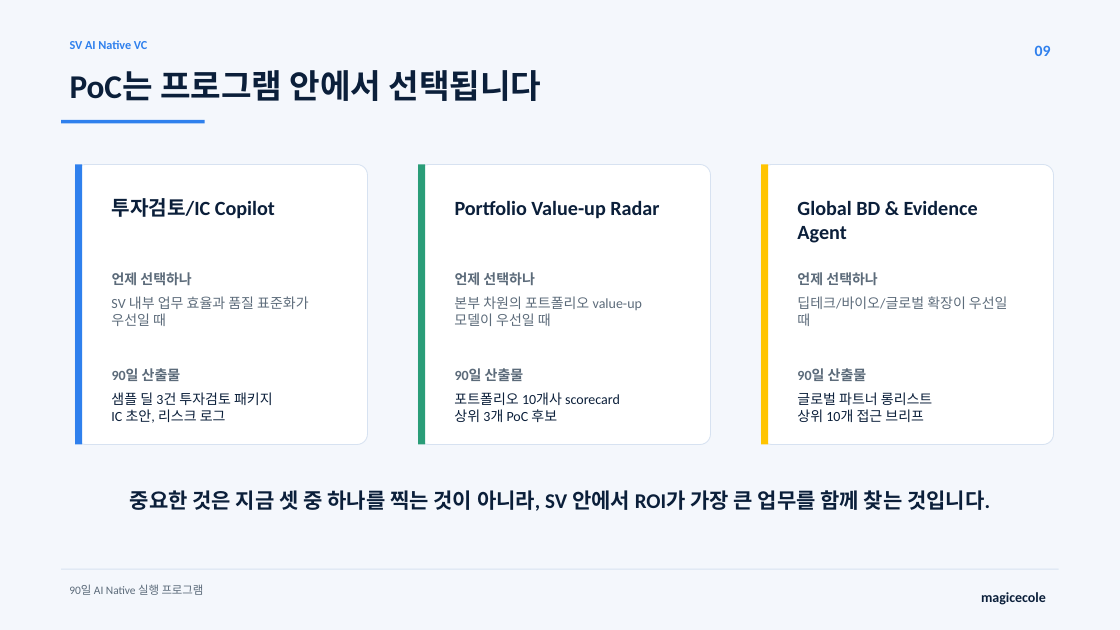
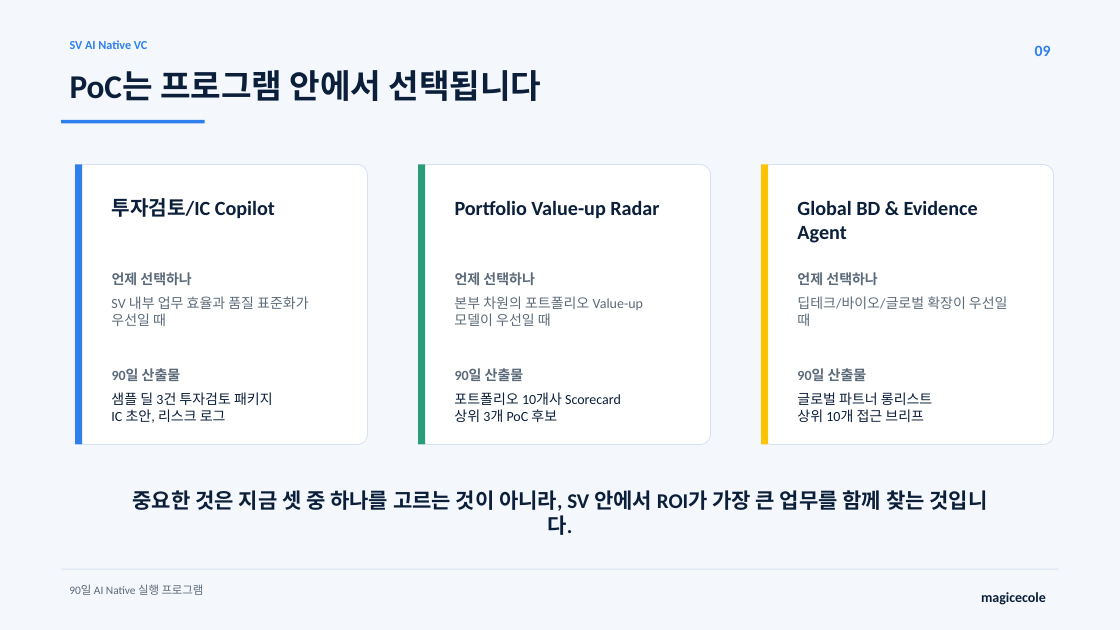
Before and after one commit to MagicecoleAI/svinvest-ai-native-vc-workshop, a slide deck: slide 9 of outputs/SV_AI_Native_90일_실행프로그램.pptx. Drawn at 1120x630 pixels with LibreOffice and Linux fonts; fonts in the diff are those of the drawing. Boxes give left, top, right and bottom in pixels: in the first picture for what was removed or moved away, otherwise in the second. Text is boxed around its words. In the diff, an @@ line names an element or a change of style, - is before the commit and + after.

```diff
--- a/outputs/SV_AI_Native_90일_실행프로그램.pptx
+++ b/outputs/SV_AI_Native_90일_실행프로그램.pptx
@@ text at (454, 296, 643, 326): text changed @@
-본부 차원의 포트폴리오 value-up 모델이 우선일 때
+본부 차원의 포트폴리오 Value-up 모델이 우선일 때
@@ text at (454, 392, 621, 405): text changed @@
-포트폴리오 10개사 scorecard
+포트폴리오 10개사 Scorecard
@@ text at (133, 490, 987, 535): text changed @@
-중요한 것은 지금 셋 중 하나를 찍는 것이 아니라, SV 안에서 ROI가 가장 큰 업무를 함께 찾는 것입니다.
+중요한 것은 지금 셋 중 하나를 고르는 것이 아니라, SV 안에서 ROI가 가장 큰 업무를 함께 찾는 것입니다.
```
Also in this commit, not shown: 9 other slides changed, 1 other file.
